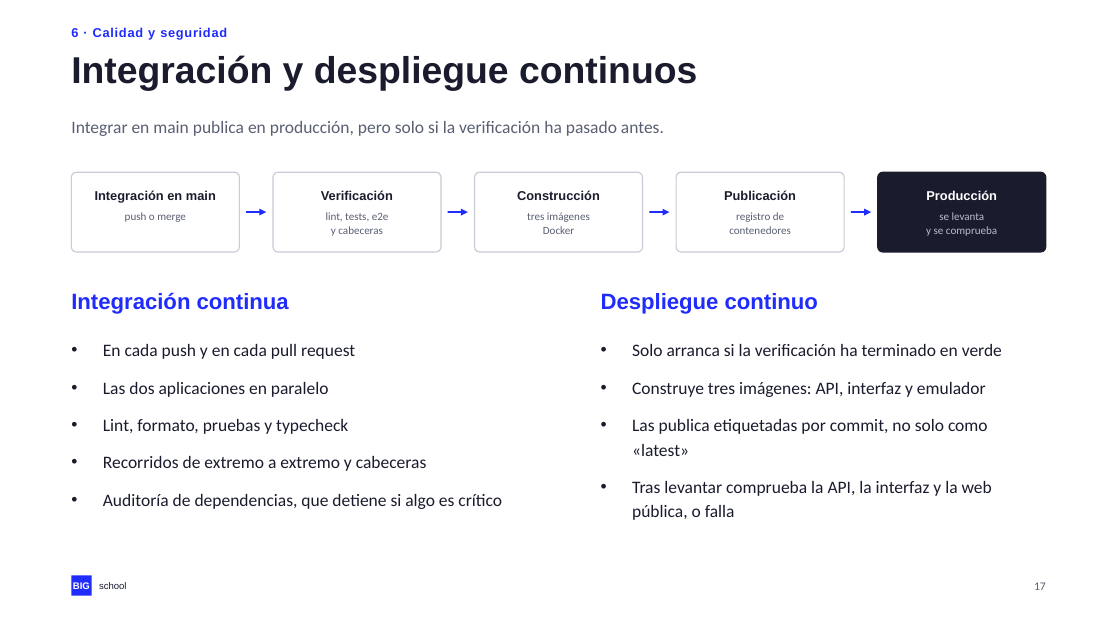
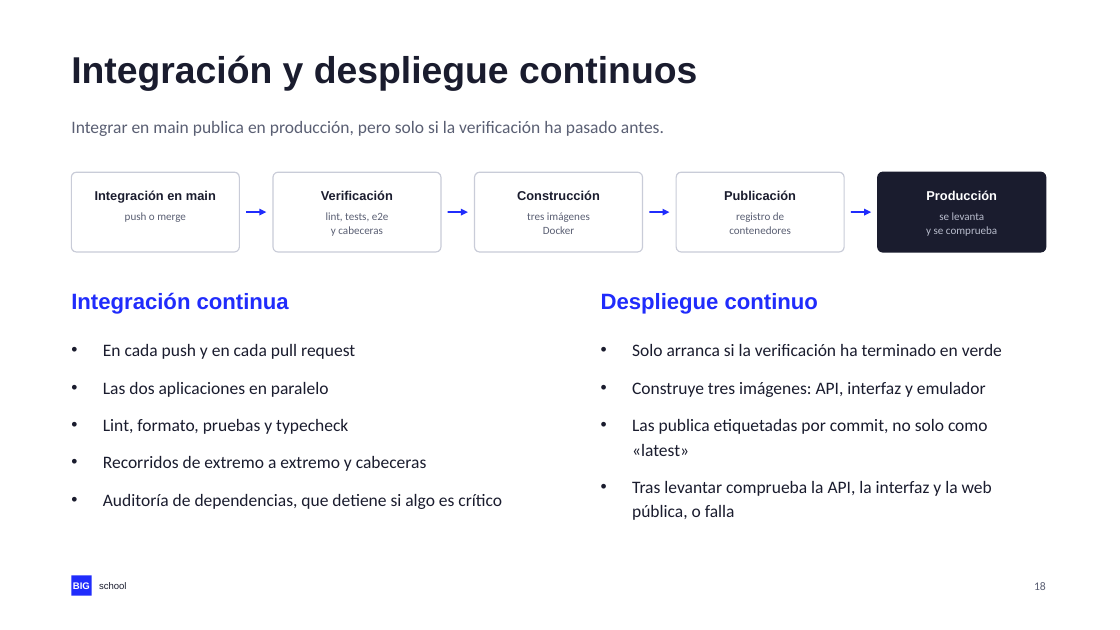
Before and after one commit to NovilloQuinta/intelligent-automotive-diagnostics, a slide deck: slide 18 of docs/presentacion/tfm-intelligent-automotive-diagnostics.pptx (slide 17 before the commit). Drawn at 1120x630 pixels with LibreOffice and Linux fonts; fonts in the diff are those of the drawing. Boxes give left, top, right and bottom in pixels: in the first picture for what was removed or moved away, otherwise in the second. Text is boxed around its words. In the diff, an @@ line names an element or a change of style, - is before the commit and + after.

```diff
--- a/docs/presentacion/tfm-intelligent-automotive-diagnostics.pptx
+++ b/docs/presentacion/tfm-intelligent-automotive-diagnostics.pptx
@@ text removed at box(71, 27, 227, 40) @@
-6 · Calidad y seguridad
@@ text at box(1034, 582, 1046, 590): text changed @@
-17
+18
```
Also in this commit, not shown: 17 other slides changed, 1 slide added, 3 other files.
